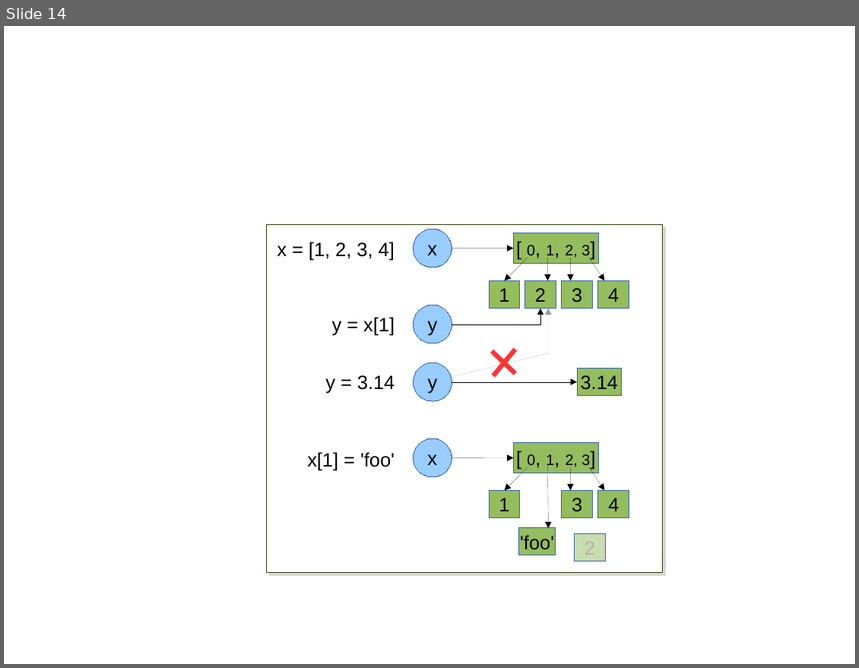
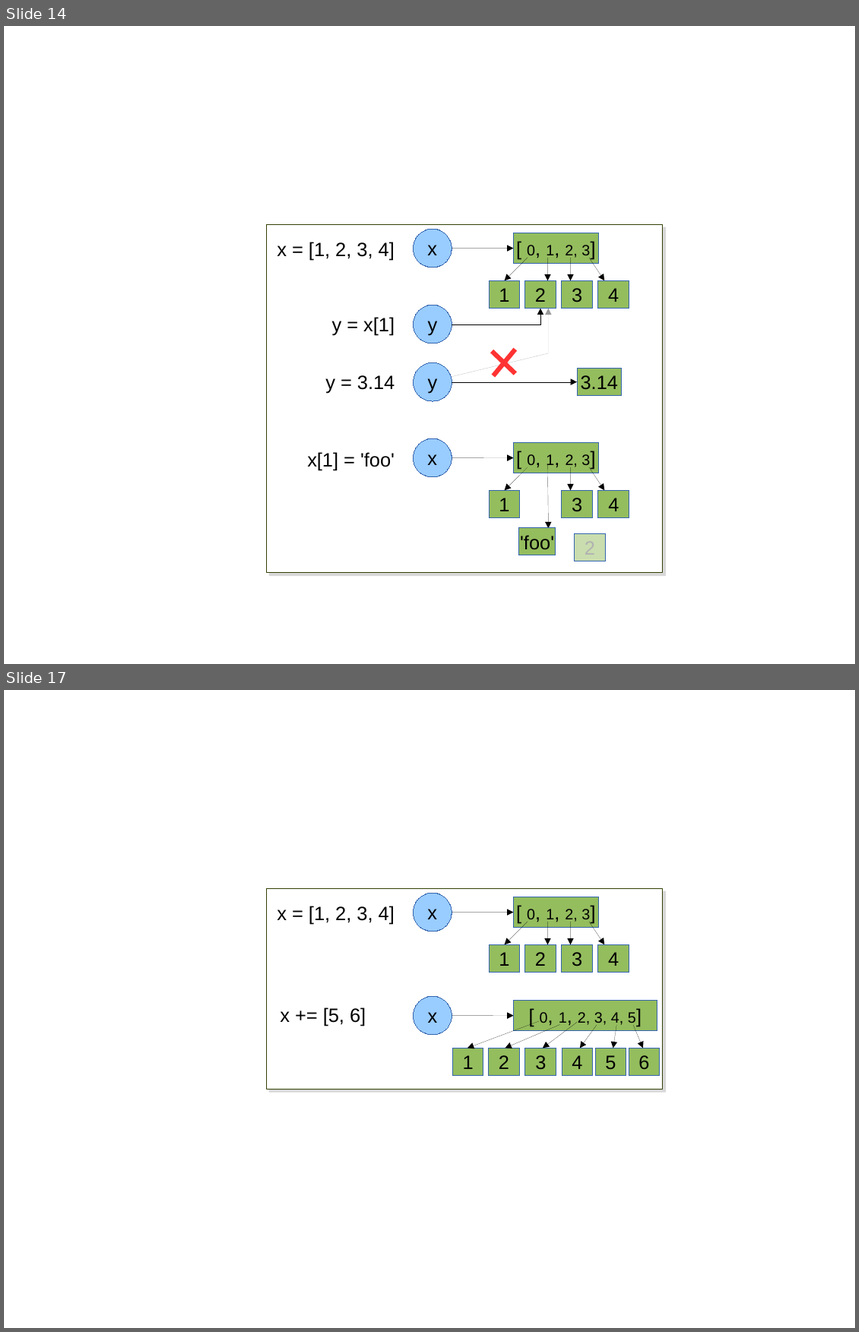
Before and after one commit to C3BI-pasteur-fr/python-course-1, a slide deck: figures.odp. Shown one above the other, each under a label of ours: slide 14 before the commit, slides 14 and 17 after it; the slides between them are not shown. The pictures are 859x668 and 859x1332 pixels, drawn with LibreOffice and Linux fonts; fonts in the diff are those of the drawing. Boxes give left, top, right and bottom in pixels: in the first picture for what was removed or moved away, otherwise in the second. Text is boxed around its words. In the diff, an @@ line names an element or a change of style, - is before the commit and + after.

```diff
--- a/figures.odp
+++ b/figures.odp
@@ slide 17 added at [4, 690, 855, 1328], background #FFFFFF @@
@@ rectangle added at [267, 888, 663, 1089], fill #FFFFFF, outline #314004 0.71 pt @@
@@ ellipse added at [414, 893, 452, 932], fill #99CCFF, outline #3465AF 0 pt, 18 pt, text #000000 @@
+x
@@ text added at [277, 906, 395, 925], 18 pt, text #000000 @@
+x = [1, 2, 3, 4]
@@ arrow added from (452, 913) to (514, 913), #000000 0 pt @@
@@ rectangle added at [514, 897, 599, 928], fill #94BD5E, outline #3465AF 0 pt, 14 pt, text #000000 @@
+[ 0, 1, 2, 3]
@@ arrow added from (528, 922) to (505, 945), #000000 0 pt @@
@@ arrow added from (547, 922) to (547, 945), #000000 0 pt @@
@@ arrow added from (571, 922) to (571, 945), #000000 0 pt @@
@@ arrow added from (589, 922) to (605, 945), #000000 0 pt @@
@@ rectangle added at [489, 945, 520, 973], fill #94BD5E, outline #3465AF 0 pt, 18 pt, text #000000 @@
+1
@@ rectangle added at [525, 945, 557, 973], fill #94BD5E, outline #3465AF 0 pt, 18 pt, text #000000 @@
+2
@@ rectangle added at [562, 945, 592, 973], fill #94BD5E, outline #3465AF 0 pt, 18 pt, text #000000 @@
+3
@@ rectangle added at [599, 945, 629, 973], fill #94BD5E, outline #3465AF 0 pt, 18 pt, text #000000 @@
+4
@@ text added at [280, 1008, 366, 1026], 18 pt, text #000000 @@
+x += [5, 6]
@@ ellipse added at [414, 996, 452, 1035], fill #99CCFF, outline #3465AF 0 pt, 18 pt, text #000000 @@
+x
@@ rectangle added at [514, 1001, 658, 1031], fill #94BD5E, outline #3465AF 0 pt, 14 pt, text #000000 @@
+[ 0, 1, 2, 3, 4, 5]
@@ arrow added from (452, 1016) to (514, 1016), #000000 0 pt @@
@@ arrow added from (539, 1021) to (468, 1049), #000000 0 pt @@
@@ arrow added from (560, 1025) to (506, 1049), #000000 0 pt @@
@@ arrow added from (578, 1022) to (543, 1049), #000000 0 pt @@
@@ arrow added from (598, 1025) to (580, 1049), #000000 0 pt @@
@@ arrow added from (617, 1025) to (614, 1049), #000000 0 pt @@
@@ arrow added from (633, 1025) to (644, 1049), #000000 0 pt @@
@@ rectangle added at [452, 1049, 484, 1076], fill #94BD5E, outline #3465AF 0 pt, 18 pt, text #000000 @@
+1
@@ rectangle added at [489, 1049, 520, 1076], fill #94BD5E, outline #3465AF 0 pt, 18 pt, text #000000 @@
+2
@@ rectangle added at [525, 1049, 557, 1076], fill #94BD5E, outline #3465AF 0 pt, 18 pt, text #000000 @@
+3
@@ rectangle added at [563, 1049, 593, 1076], fill #94BD5E, outline #3465AF 0 pt, 18 pt, text #000000 @@
+4
@@ rectangle added at [596, 1049, 626, 1076], fill #94BD5E, outline #3465AF 0 pt, 18 pt, text #000000 @@
+5
@@ rectangle added at [629, 1049, 660, 1076], fill #94BD5E, outline #3465AF 0 pt, 18 pt, text #000000 @@
+6
```
Also in this commit, not shown: 3 slides changed, 5 other slides added.
